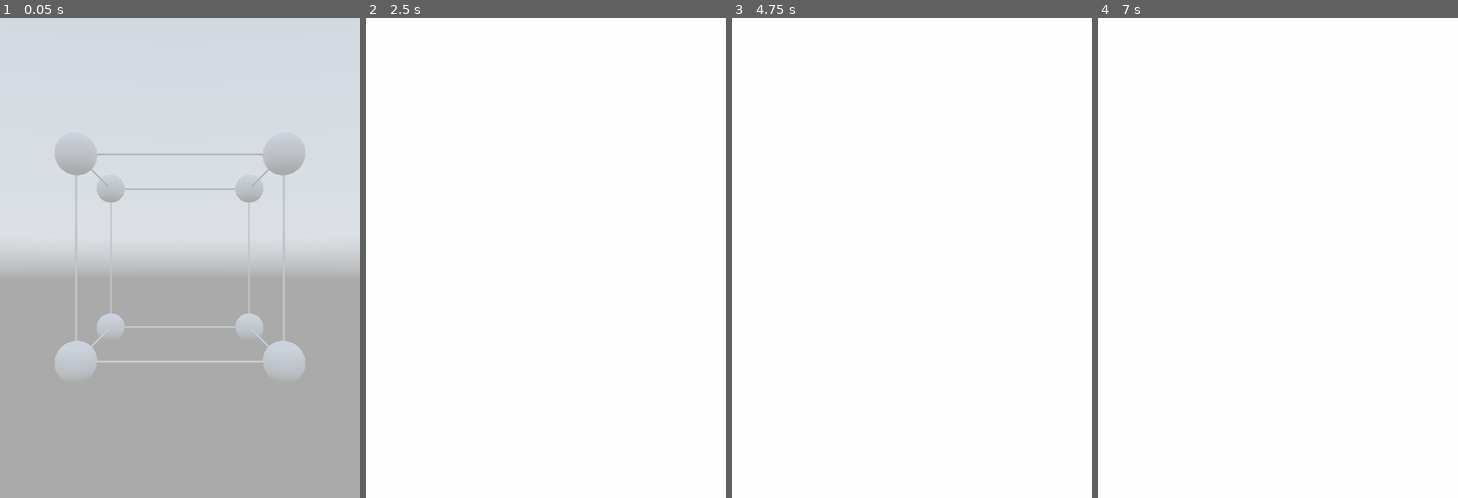
Above: before the commit, frames 1-4 (left to right).
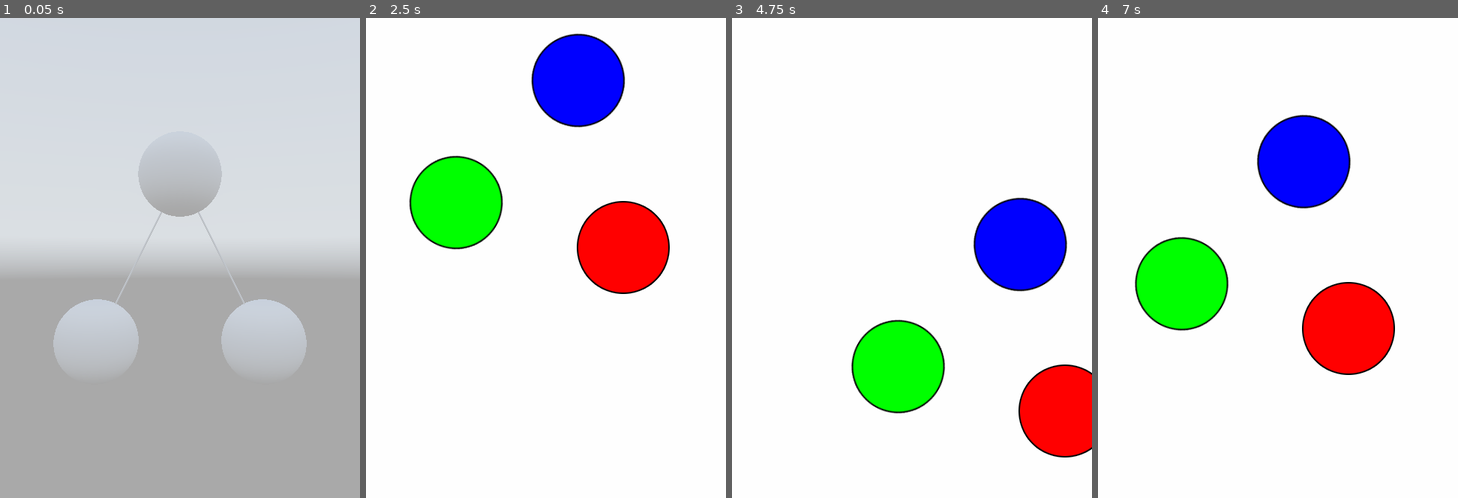
Above: after the commit, the same moments.

Repository: JosephCatrambone/ColorTheorem
Game: Godot game, scene res://scenes/Main.tscn
The game is run twice, just before and just after one commit, with the same random seed, the same clock (stepped at 60 frames per second) and the same inputs. A sky picture missing from this copy of the repository is replaced by a grey-blue gradient.
Inputs (mouse positions are in pixels of both pictures, inside the frame that each line leads up to):
- Up to frame 1 (0.05 s): no input
- Up to frame 2 (2.5 s): tap Enter at 0.5, 2 s; move the mouse to (625, 234) at 0.52 s; click (625, 234) at 0.67 s; tap Space at 1.25 s; drag from (474, 282) to (528, 354) at 1.27 s; move the mouse to (582, 152) at 2.02 s; click (582, 152) at 2.17 s
- Up to frame 3 (4.75 s): click (987, 248) at 2.77 s; tap Space at 3.5 s; drag from (894, 354) to (804, 186) at 3.52 s; tap Enter at 4.25 s; move the mouse to (1020, 330) at 4.27 s; click (1020, 330) at 4.42 s
- Up to frame 4 (7 s): click (1429, 411) at 5.02 s; tap Space at 5.75 s; drag from (1170, 186) to (1224, 138) at 5.77 s; move the mouse to (1296, 258) at 6.52 s; click (1296, 258) at 6.67 s

The runs differ from the first frame. In frame 1, 7.8% of the frame differs, in the area x 14-86%, y 27-75%; in frame 2, 12%, in the area x 11-85%, y 3-58%; in frame 3, 11%; in frame 4, 12%.

Commit message:
Add a solution check.  It's brute force, but it works.

Diff:
--- /dev/null
+++ b/levels/level1.json
@@ -0,0 +1,26 @@
+{
+    "colors": [
+        [1.0, 0.0, 0.0],
+        [0.0, 1.0, 0.0],
+        [0.0, 0.0, 1.0]
+    ],
+
+    "vertices":[
+        [ -1, -1, 0],
+        [  0,  1, 0],
+        [  1, -1, 0]
+    ],
+
+    "edges":[
+        [1],
+        [0, 2],
+        [1]
+    ],
+
+    "requirements":[
+        {
+            "subgraph":[[1], [0, 2], [1]],
+            "colors":[1, 1, 1]
+        }
+    ]
+}
--- a/levels/level2.json
+++ b/levels/level2.json
@@ -25,5 +25,8 @@
         [1, 4, 7],
         [2, 4, 7],
         [3, 5, 6]
+    ],
+
+    "requirements":[
     ]
 }
--- a/project.godot
+++ b/project.godot
@@ -25,10 +25,16 @@
 window/size/height=640
 window/handheld/orientation="sensor_portrait"
 
+[input]
+
+ui_select={
+"deadzone": 0.5,
+"events": [  ]
+}
+
 [input_devices]
 
 pointing/emulate_touch_from_mouse=true
-pointing/emulate_mouse_from_touch=false
 
 [rendering]
 
--- a/scenes/Vertex.tscn
+++ b/scenes/Vertex.tscn
@@ -6,6 +6,37 @@
 [sub_resource type="SphereShape" id=1]
 
 [sub_resource type="SphereMesh" id=2]
+
+[sub_resource type="Animation" id=3]
+resource_name = "Deselect"
+length = 0.4
+tracks/0/type = "value"
+tracks/0/path = NodePath("MeshInstance:material/0:emission_energy")
+tracks/0/interp = 1
+tracks/0/loop_wrap = true
+tracks/0/imported = false
+tracks/0/enabled = true
+tracks/0/keys = {
+"times": PoolRealArray( 0, 0.4 ),
+"transitions": PoolRealArray( 1, 1 ),
+"update": 0,
+"values": [ 0.3, 0.0 ]
+}
+
+[sub_resource type="Animation" id=4]
+resource_name = "Select"
+tracks/0/type = "value"
+tracks/0/path = NodePath("MeshInstance:material/0:emission_energy")
+tracks/0/interp = 1
+tracks/0/loop_wrap = true
+tracks/0/imported = false
+tracks/0/enabled = true
+tracks/0/keys = {
+"times": PoolRealArray( 0, 0.8, 1 ),
+"transitions": PoolRealArray( 1, -2, 0.5 ),
+"update": 0,
+"values": [ 0.0, 3.0, 0.3 ]
+}
 
 [node name="Vertex" type="Area"]
 collision_layer = 2
@@ -18,3 +49,7 @@
 [node name="MeshInstance" type="MeshInstance" parent="."]
 mesh = SubResource( 2 )
 material/0 = ExtResource( 2 )
+
+[node name="AnimationPlayer" type="AnimationPlayer" parent="."]
+anims/Deselect = SubResource( 3 )
+anims/Select = SubResource( 4 )
--- a/src/InputHandler.gd
+++ b/src/InputHandler.gd
@@ -3,6 +3,7 @@
 signal dragged(dxdy)
 signal tapped(xy)
 
+export var max_drag_distance:float = 10.0
 export var touch_time_threshold:float = 0.4
 var touch_event_times:Dictionary = {}
 var touch_event_positions:Dictionary = {}
@@ -26,8 +27,10 @@
 	elif event is InputEventScreenDrag:
 		var evt_id = event.index
 		if evt_id in touch_event_times:
-			var delta_position = event.position - touch_event_positions[evt_id]
+			var delta_position:Vector2 = event.position - touch_event_positions[evt_id]
 			touch_event_positions[evt_id] = event.position
+			if delta_position.length() > max_drag_distance:
+				delta_position = delta_position.normalized() * max_drag_distance
 			emit_signal("dragged", delta_position)
 	elif event is InputEvent:
 		pass
--- a/src/Main.gd
+++ b/src/Main.gd
@@ -14,7 +14,11 @@
 onready var puzzle:Area = $Puzzle
 onready var gui = $GUI
 
-var puzzle_palette = []
+# TODO: I don't like how puzzle_requirements is a list of Dicts.  Maybe break it out.
+var puzzle_requirement_subgraphs = [] # A list of subgraphs where each subgraph indexes into a list of neighbors. [[nbr idx,] ]
+var puzzle_requirement_colors = [] # A list of lists of color palette IDs.
+var puzzle_vertex_colors = [] # Map of vertex IDX -> Palette IDX.
+var puzzle_palette = []  # Map of Palette IDX -> Color
 var puzzle_vertices = []  # Stores the physical instances.
 var puzzle_edges = []  # Array of arrays
 var puzzle_edge_meshes = []  # Contains all the reference objects.
@@ -33,13 +37,15 @@
 
 	# Load first level
 	var file = File.new()
-	file.open("res://levels/level2.json", File.READ)
+	file.open("res://levels/level1.json", File.READ)
 	var text = file.get_as_text()
 	load_level(text)
 
 func _on_color_changed(id, color_id, color):
 	# We picked a color, so we can close the select wheel.
+	self.puzzle_vertex_colors[id] = color_id
 	deselect_vertex()
+	update_puzzle_completion()
 
 func _on_screen_tapped(pos):
 	# Raycast to the puzzle.
@@ -67,7 +73,9 @@
 		assert(false)
 	var level = parse_result.result
 
-	var scale = 0.2
+	var scale = level.get('scale')
+	if scale == null:
+		scale = 0.5
 
 	self.puzzle_palette = []
 	for c in level['colors']:
@@ -75,6 +83,7 @@
 	gui.set_palette(self.puzzle_palette)
 
 	var vertices = level['vertices']
+	self.puzzle_vertex_colors = []
 
 	for i in range(len(vertices)):
 		var pos = Vector3(vertices[i][0], vertices[i][1], vertices[i][2])
@@ -82,14 +91,17 @@
 		new_vert.id = i
 		new_vert.translate(pos)
 		new_vert.resize(scale)
+		#new_vert.set_color(0, puzzle_palette[0])  # Do this before signaling.
 		new_vert.connect("color_changed", self, "_on_color_changed")
 		puzzle.add_child(new_vert)
 		puzzle_vertices.append(new_vert)
+		self.puzzle_vertex_colors.append(0)
 
 	# EDGES ARE NOT TRIANGLES!  Instead it's an adjacency matrix!
 	# edges[0] = [1, 2, 3]
 	# That means vertex 0 connects to 1, 2, and 3.
 	var edges = level['edges']
+	self.puzzle_edges = []
 
 	for i in range(len(vertices)):
 		puzzle_edges.append([])
@@ -102,6 +114,34 @@
 			puzzle_edges[src_id].append(dst_id)
 			puzzle_edge_meshes.append(connection)
 			puzzle.add_child(connection)
+
+	# Load all the requirements for this puzzle.
+	self.puzzle_requirement_subgraphs = []
+	self.puzzle_requirement_colors = []
+	# This messy JSON decode is forcing the subgraph to be [[nbr1 of p, nbr 2 of p, ...], [nbr1 of q, nbr 2 of q, ...], ...]
+	# It's an array of arrays and we force the elements to be integers.
+	for req in level['requirements']:
+		var subgraph = []
+		for p_idx in range(len(req['subgraph'])):
+			var nbrs = []
+			for q_idx in req['subgraph'][p_idx]:
+				nbrs.append(int(q_idx))
+			subgraph.append(nbrs)
+		self.puzzle_requirement_subgraphs.append(subgraph)
+		var colors = []
+		for color_idx in req['colors']:
+			colors.append(int(color_idx))
+		self.puzzle_requirement_colors.append(colors)
+		# TODO: Build out the GUI.
+
+func update_puzzle_completion():
+	var all_satisfied = true
+	for i in len(self.puzzle_requirement_subgraphs):
+		# For each puzzle subgraph...
+		if !_contains_solution(self.puzzle_edges, self.puzzle_vertex_colors, self.puzzle_requirement_subgraphs[i], self.puzzle_requirement_colors[i]):
+			all_satisfied = false
+			break
+	print("All satisfied: " + str(all_satisfied))
 
 func clear_puzzle():
 	self.puzzle_palette = []
@@ -129,3 +169,45 @@
 	selected_vertex = vert
 	selected_vertex.on_select()
 	emit_signal("selection_changed", selected_vertex, prev_vertex)
+
+func _contains_solution(graph:Array, graph_colors:Array, subgraph:Array, subgraph_colors:Array, mapping:Dictionary = {}, g_idx_used:Array = [], s_idx_used:Array = []):
+	# TODO: This is a horrifying brute force exponential O(x^n) runtime solution.
+	# Please for the love of god implement Ullman's paper.
+
+	# When len(s_set) == len(subgraph), we have mapped every element.
+	if len(s_idx_used) == len(subgraph):
+		return _is_subgraph_isomorphism(mapping, graph, graph_colors, subgraph, subgraph_colors)
+	# We have some member of S that is not yet mapped.
+	# Try mapping it to each unclaimed element of G.
+	for s_idx in range(len(subgraph)):
+		if s_idx in s_idx_used:
+			continue
+		s_idx_used.push_back(s_idx)
+		for g_idx in range(len(graph)):
+			if g_idx in g_idx_used:
+				continue
+			g_idx_used.push_back(g_idx)
+			mapping[s_idx] = g_idx
+			if _contains_solution(graph, graph_colors, subgraph, subgraph_colors, mapping, g_idx_used, s_idx_used):
+				return true
+			g_idx_used.pop_back()
+			mapping.erase(s_idx)
+		s_idx_used.pop_back()
+	return false
+
+func _is_subgraph_isomorphism(mapping:Dictionary, graph:Array, graph_colors:Array, subgraph:Array, subgraph_colors:Array):
+	# Graphs G and H are isomorphic iff there exists a mapping A from V(G) -> V(H) such that A(u)A(v) in E(H) implies uv in E(G).
+	# Subgraph is in graph (via the mapping) if,
+	# For each vertex V in subgraph S,
+	#   Color in S(V) == Color in G(Mapping(V))
+	#   For each neighbor W of V in subgraph S,
+	#     mapping(W) is a neighbor of mapping(V) in G AND Color in S(W) == Color in G(Mapping(W))
+	for v in range(len(subgraph)):  # subgraph = [ [nbrs of 0, ...], [nbrs of 1, ...], ... ]
+		if subgraph_colors[v] != graph_colors[mapping[v]]:
+			return false
+		for w in subgraph[v]:
+			if graph_colors[mapping[w]] != subgraph_colors[w]:
+				return false
+			if !(mapping[w] in graph[mapping[v]]):
+				return false
+	return true
--- a/src/Vertex.gd
+++ b/src/Vertex.gd
@@ -11,6 +11,7 @@
 
 onready var mesh:MeshInstance = $MeshInstance
 onready var collision:CollisionShape = $CollisionShape
+onready var anim_player:AnimationPlayer = $AnimationPlayer
 
 func _ready():
 	mesh.set_surface_material(0, mesh.get_surface_material(0).duplicate())
@@ -33,9 +34,12 @@
 	emit_signal("color_changed", self.id, self.color_index, self.color)
 
 func on_select():
+	anim_player.play("Select")
+	yield(anim_player, "animation_finished")
 	var material:Material = mesh.get_surface_material(0)
 	material.set("emission_energy", glow_amount)
 
 func on_deselect():
-	var material:Material = mesh.get_surface_material(0)
-	material.set("emission_energy", 0.0)
+	#var material:Material = mesh.get_surface_material(0)
+	#material.set("emission_energy", 0.0)
+	anim_player.play("Deselect")
Not shown, added: export_presets.cfg
Not shown: 1 places in scenes/Vertex.tscn that only renumber resources
Not shown, added: .gitattributes
